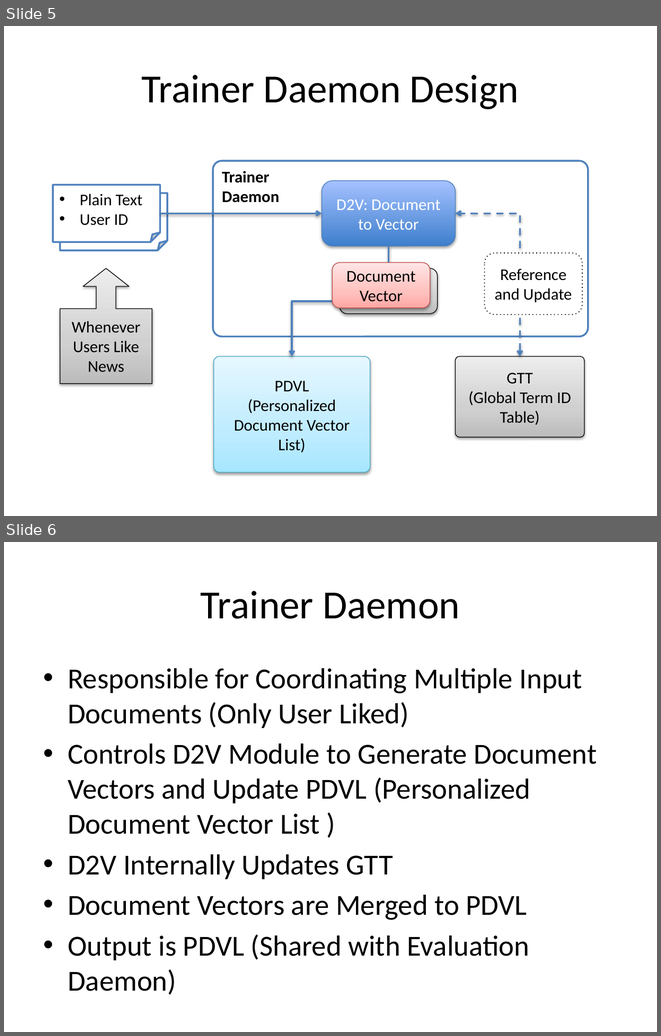
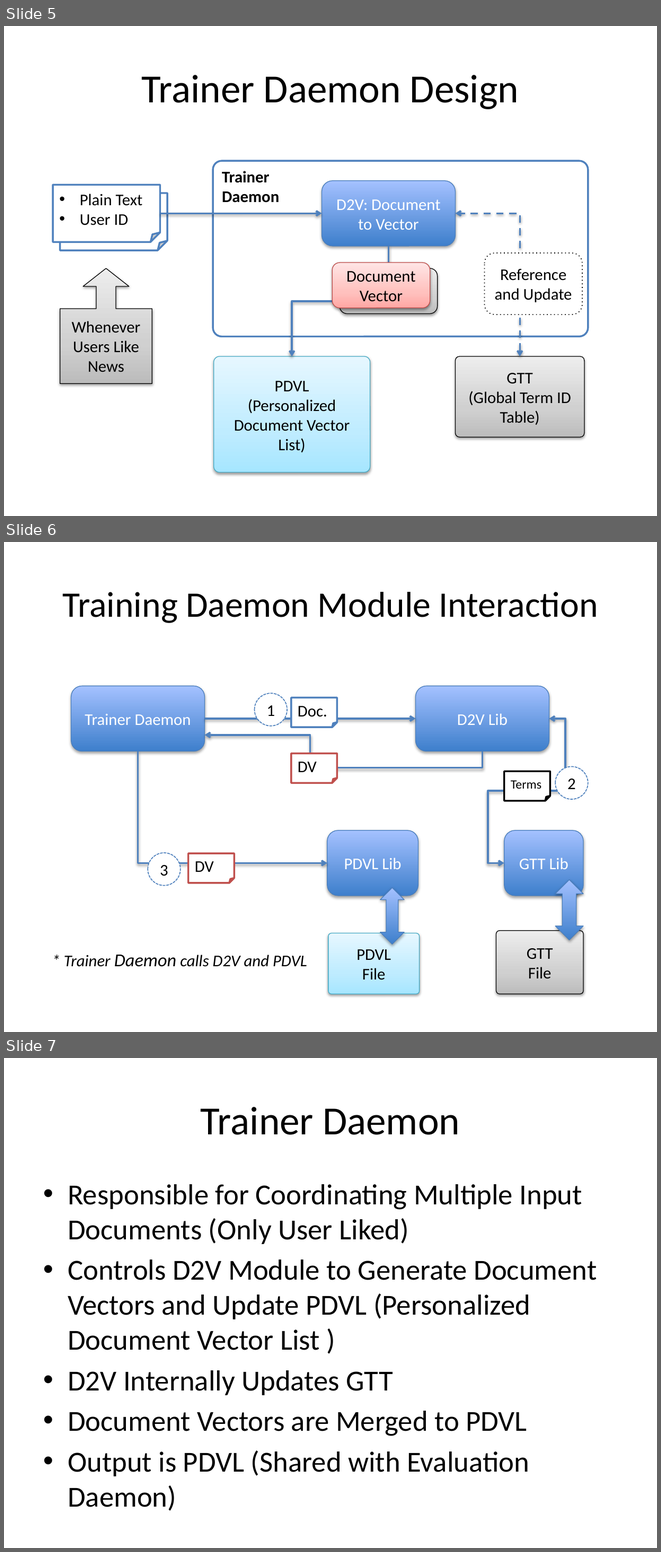
Before and after one commit to in1004kyu/news_recommend, a slide deck: Documents/News Recommendation Architecture.pptx. Shown one above the other, each under a label of ours: slides 5 and 6 before the commit, slides 5, 6 and 7 after it. The pictures are 661x1036 and 661x1552 pixels, drawn with LibreOffice and Linux fonts; fonts in the diff are those of the drawing. Boxes give left, top, right and bottom in pixels: in the first picture for what was removed or moved away, otherwise in the second. Text is boxed around its words. In the diff, an @@ line names an element or a change of style, - is before the commit and + after.

Commit message:
Trainer Daemon Module Interaction Page added to Architecture & Design Document

```diff
--- a/Documents/News Recommendation Architecture.pptx
+++ b/Documents/News Recommendation Architecture.pptx
@@ slide 6 added at box(4, 542, 657, 1032), background #FFFFFF @@
@@ title added at box(62, 592, 598, 623), 39.6 pt, text #000000 @@
+Training Daemon Module Interaction
@@ rounded rectangle added at box(71, 686, 205, 751), fill gradient #3F80CE to #A4C4FF, outline #4B7EBC 0.75 pt, 18 pt, text #FFFFFF @@
+Trainer Daemon
@@ ellipse added at box(255, 694, 288, 726), fill #FFFFFF, outline #4F81BD 1 pt dashed, 18 pt, text #000000 @@
+1
@@ folded corner added at box(291, 697, 337, 727), fill #FFFFFF, outline #4F81BD 2 pt, 18 pt, text #000000 @@
+Doc.
@@ rounded rectangle added at box(415, 686, 549, 751), fill gradient #3F80CE to #A4C4FF, outline #4B7EBC 0.75 pt, 18 pt, text #FFFFFF @@
+D2V Lib
@@ elbow arrow added from (204, 718) to (415, 718), #4F81BD 2 pt @@
@@ elbow double arrow added from (549, 718) to (504, 863), #4F81BD 2 pt @@
@@ elbow arrow added from (483, 751) to (204, 734), #4F81BD 2 pt @@
@@ elbow arrow added from (138, 751) to (327, 863), #4F81BD 2 pt @@
@@ folded corner added at box(291, 753, 337, 783), fill #FFFFFF, outline #C0504D 2 pt, 18 pt, text #000000 @@
+DV
@@ folded corner added at box(504, 771, 550, 801), fill #FFFFFF, outline #000000 2 pt, 14 pt, text #000000 @@
+Terms
@@ ellipse added at box(555, 767, 588, 799), fill #FFFFFF, outline #4F81BD 1 pt dashed, 18 pt, text #000000 @@
+2
@@ rounded rectangle added at box(327, 830, 418, 896), fill gradient #3F80CE to #A4C4FF, outline #4B7EBC 0.75 pt, 18 pt, text #FFFFFF @@
+PDVL Lib
@@ rounded rectangle added at box(504, 830, 583, 896), fill gradient #3F80CE to #A4C4FF, outline #4B7EBC 0.75 pt, 18 pt, text #FFFFFF @@
+GTT Lib
@@ ellipse added at box(148, 853, 180, 885), fill #FFFFFF, outline #4F81BD 1 pt dashed, 18 pt, text #000000 @@
+3
@@ folded corner added at box(188, 854, 234, 883), fill #FFFFFF, outline #C0504D 2 pt, 18 pt, text #000000 @@
+DV
@@ up down arrow added at box(380, 888, 404, 944), fill gradient #3F80CE to #A4C4FF, outline #4B7EBC 0.75 pt @@
@@ up down arrow added at box(555, 880, 583, 940), fill gradient #3F80CE to #A4C4FF, outline #4B7EBC 0.75 pt @@
@@ rounded rectangle added at box(328, 933, 420, 994), fill gradient #A7E6FF to #C1EDFF to #E7F8FF, outline #46AAC5 0.75 pt, 18 pt, text #000000 @@
+PDVL
+File
@@ rounded rectangle added at box(496, 930, 583, 994), fill gradient #BDBDBD to #D1D1D1 to #EEEEEE, outline #000000 0.75 pt, 18 pt, text #000000 @@
+GTT
+File
@@ text added at box(64, 954, 307, 967), 18 pt, text #000000, italic @@
+* Trainer Daemon calls D2V and PDVL
@@ what was slide 6 is now slide 7 @@
```
